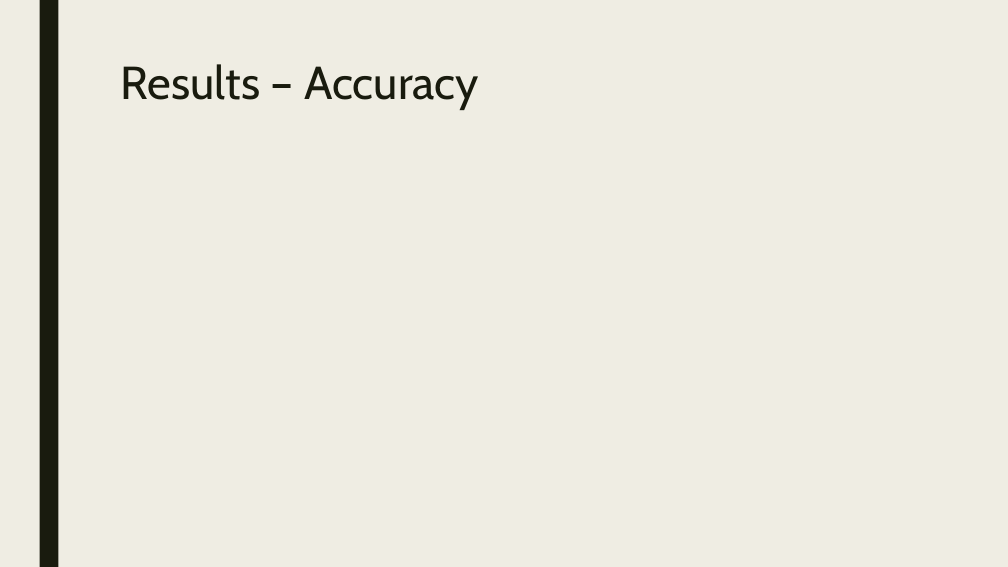
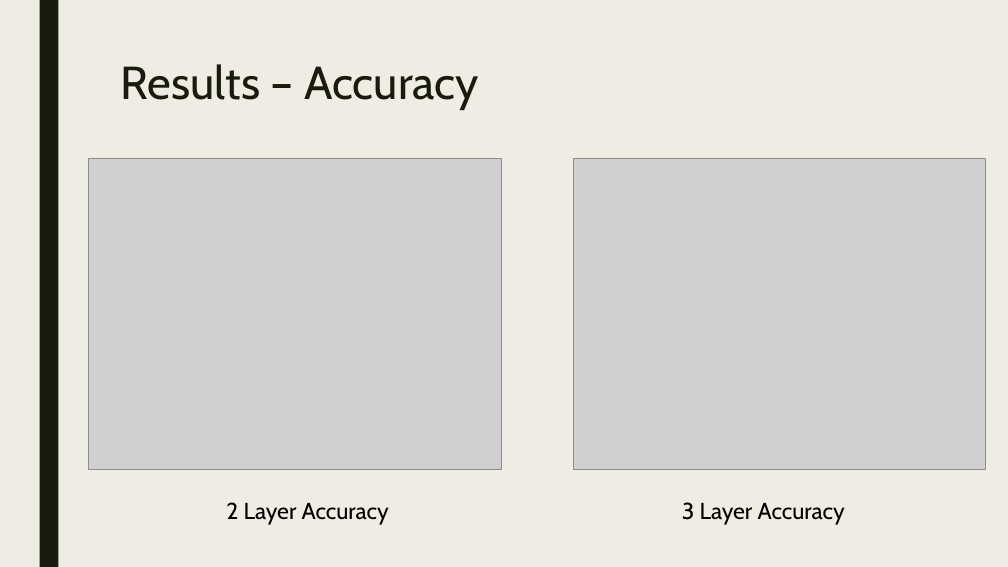
Before and after one commit to htappa/CNN-ImageClassification, a slide deck: slide 9 of Final-Group-Presentation/Group4ProjectPresentation.pptx. Drawn at 1008x567 pixels with LibreOffice and Linux fonts; fonts in the diff are those of the drawing; grey boxes stand for pictures. Boxes give left, top, right and bottom in pixels: in the first picture for what was removed or moved away, otherwise in the second. Text is boxed around its words. In the diff, an @@ line names an element or a change of style, - is before the commit and + after.

```diff
--- a/Final-Group-Presentation/Group4ProjectPresentation.pptx
+++ b/Final-Group-Presentation/Group4ProjectPresentation.pptx
@@ picture added at (x1=88, y1=159, x2=501, y2=470) @@
@@ picture added at (x1=573, y1=159, x2=985, y2=470) @@
@@ text added at (x1=226, y1=502, x2=389, y2=525), 22 pt, text #000000 @@
+2 Layer Accuracy
@@ text added at (x1=682, y1=502, x2=845, y2=525), 22 pt, text #000000 @@
+3 Layer Accuracy
```
Also in this commit, not shown: 2 other slides changed, 2 other files.
